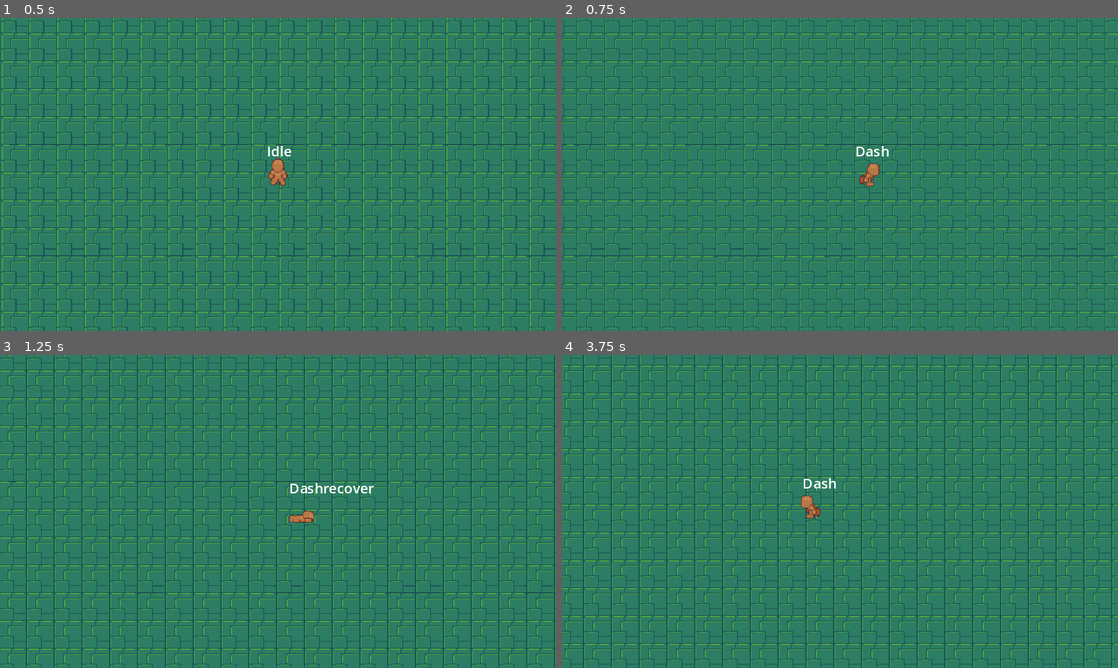
Above: before the commit, frames 1-4 (two rows, left to right).
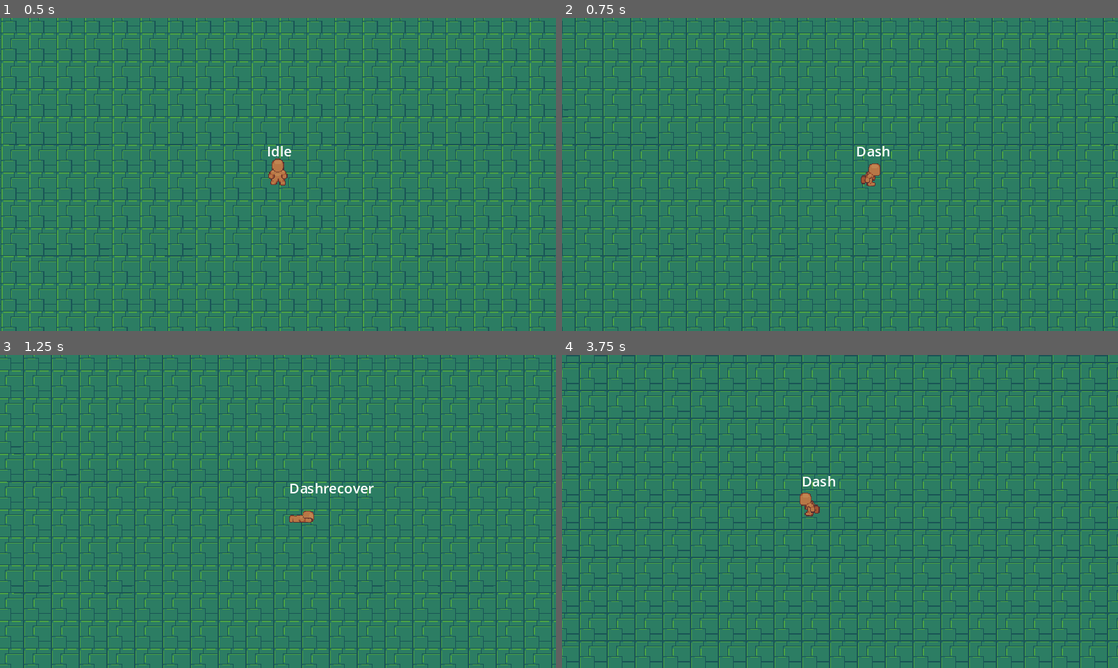
Above: after the commit, the same moments.

Repository: ajcar110/ARPG-Char-Control
Game: Godot game, scene res://game_master.tscn
The game is run twice, just before and just after one commit, with the same random seed, the same clock (stepped at 60 frames per second) and the same inputs.
Inputs:
- Up to frame 1 (0.5 s): no input
- Up to frame 2 (0.75 s): hold D (move_right) from 0.53 s (still down); tap Space (dash) at 0.6 s
- Up to frame 3 (1.25 s): keep holding D (move_right)
- Up to frame 4 (3.75 s): release D (move_right) at 1.28 s; hold S (move_down) 1.28-2.03 s; tap Space (dash) every 0.75 s from 1.35 to 3.6 s; hold D (move_right) 2.03-2.78 s; hold W (move_up) 2.78-3.53 s; hold A (move_left) from 3.53 s (still down)

Frame 1 is identical in both runs. In frame 2, 20% of the frame differs, in the area x 0-100%, y 0-100%; in frame 3, 24%; in frame 4, 42%.

Commit message:
Added TopFall and changed facing priority

Diff:
--- a/Player.gd
+++ b/Player.gd
@@ -24,7 +24,7 @@
 		velocity = dash_direction * dash_speed
 
 func facing_direction():
-	if velocity.y < 0: facing = "Up"
+	if velocity.x < 0: facing  = "Left"
+	elif velocity.x > 0: facing = "Right"
 	elif velocity.y >0: facing = "Down"
-	elif velocity.x < 0: facing  = "Left"
-	elif velocity.x > 0: facing = "Right"
+	elif velocity.y < 0: facing = "Up"
--- a/player.tscn
+++ b/player.tscn
@@ -16,6 +16,7 @@
 [ext_resource type="Texture2D" uid="uid://cjxlqvopotspt" path="res://Assets/character/Template/Up/TemplateUpRun.png" id="5_ykk55"]
 [ext_resource type="Texture2D" uid="uid://go6elboutwxo" path="res://Assets/character/Template/Up/TemplateUpWalk.png" id="6_2llhm"]
 [ext_resource type="Texture2D" uid="uid://bpry7cl3ec3pm" path="res://Assets/character/Template/Right/TemplateRightRun.png" id="7_vcij0"]
+[ext_resource type="Texture2D" uid="uid://c774q2clqabd6" path="res://Assets/character/Template/Up/TemplateUpRoll.png" id="8_8dcu1"]
 [ext_resource type="Script" path="res://StateMachine/StateMachine.gd" id="10_bvrei"]
 [ext_resource type="Script" path="res://Player/States/PlayerIdle.gd" id="11_i0i4f"]
 [ext_resource type="Script" path="res://Player/States/PlayerMove.gd" id="12_q70fh"]
@@ -188,6 +189,38 @@
 atlas = ExtResource("4_k3uei")
 region = Rect2(448, 0, 64, 64)
 
+[sub_resource type="AtlasTexture" id="AtlasTexture_c6w12"]
+atlas = ExtResource("8_8dcu1")
+region = Rect2(0, 0, 64, 64)
+
+[sub_resource type="AtlasTexture" id="AtlasTexture_a1gro"]
+atlas = ExtResource("8_8dcu1")
+region = Rect2(64, 0, 64, 64)
+
+[sub_resource type="AtlasTexture" id="AtlasTexture_gww23"]
+atlas = ExtResource("8_8dcu1")
+region = Rect2(128, 0, 64, 64)
+
+[sub_resource type="AtlasTexture" id="AtlasTexture_60m42"]
+atlas = ExtResource("8_8dcu1")
+region = Rect2(192, 0, 64, 64)
+
+[sub_resource type="AtlasTexture" id="AtlasTexture_143sf"]
+atlas = ExtResource("8_8dcu1")
+region = Rect2(256, 0, 64, 64)
+
+[sub_resource type="AtlasTexture" id="AtlasTexture_3dcvy"]
+atlas = ExtResource("8_8dcu1")
+region = Rect2(320, 0, 64, 64)
+
+[sub_resource type="AtlasTexture" id="AtlasTexture_swx6j"]
+atlas = ExtResource("8_8dcu1")
+region = Rect2(384, 0, 64, 64)
+
+[sub_resource type="AtlasTexture" id="AtlasTexture_lxo4g"]
+atlas = ExtResource("8_8dcu1")
+region = Rect2(448, 0, 64, 64)
+
 [sub_resource type="AtlasTexture" id="AtlasTexture_stmsc"]
 atlas = ExtResource("7_vcij0")
 region = Rect2(0, 0, 64, 64)
@@ -657,6 +690,35 @@
 }, {
 "frames": [{
 "duration": 1.0,
+"texture": SubResource("AtlasTexture_c6w12")
+}, {
+"duration": 1.0,
+"texture": SubResource("AtlasTexture_a1gro")
+}, {
+"duration": 1.0,
+"texture": SubResource("AtlasTexture_gww23")
+}, {
+"duration": 1.0,
+"texture": SubResource("AtlasTexture_60m42")
+}, {
+"duration": 1.0,
+"texture": SubResource("AtlasTexture_143sf")
+}, {
+"duration": 1.0,
+"texture": SubResource("AtlasTexture_3dcvy")
+}, {
+"duration": 1.0,
+"texture": SubResource("AtlasTexture_swx6j")
+}, {
+"duration": 1.0,
+"texture": SubResource("AtlasTexture_lxo4g")
+}],
+"loop": false,
+"name": &"DashRecoverUp",
+"speed": 16.0
+}, {
+"frames": [{
+"duration": 1.0,
 "texture": SubResource("AtlasTexture_stmsc")
 }, {
 "duration": 1.0,
@@ -948,6 +1010,7 @@
 
 [node name="Player" type="CharacterBody2D"]
 script = ExtResource("1_8eygt")
+speed = 150
 dash_speed = 300
 
 [node name="HurtBox" parent="." instance=ExtResource("20_73c2a")]
@@ -958,7 +1021,7 @@
 
 [node name="AnimatedSprite2D" type="AnimatedSprite2D" parent="."]
 sprite_frames = SubResource("SpriteFrames_0407i")
-animation = &"DashRecoverDown"
+animation = &"DashRecoverUp"
 autoplay = "IdleDown"
 
 [node name="StateMachine" type="Node" parent="." node_paths=PackedStringArray("InitialState")]
Binary file added: Assets/character/Template/Up/TemplateUpRoll.png
Not shown, added: Assets/character/Template/Up/TemplateUpRoll.png.import
Not shown: 1 places in player.tscn that only renumber resources
